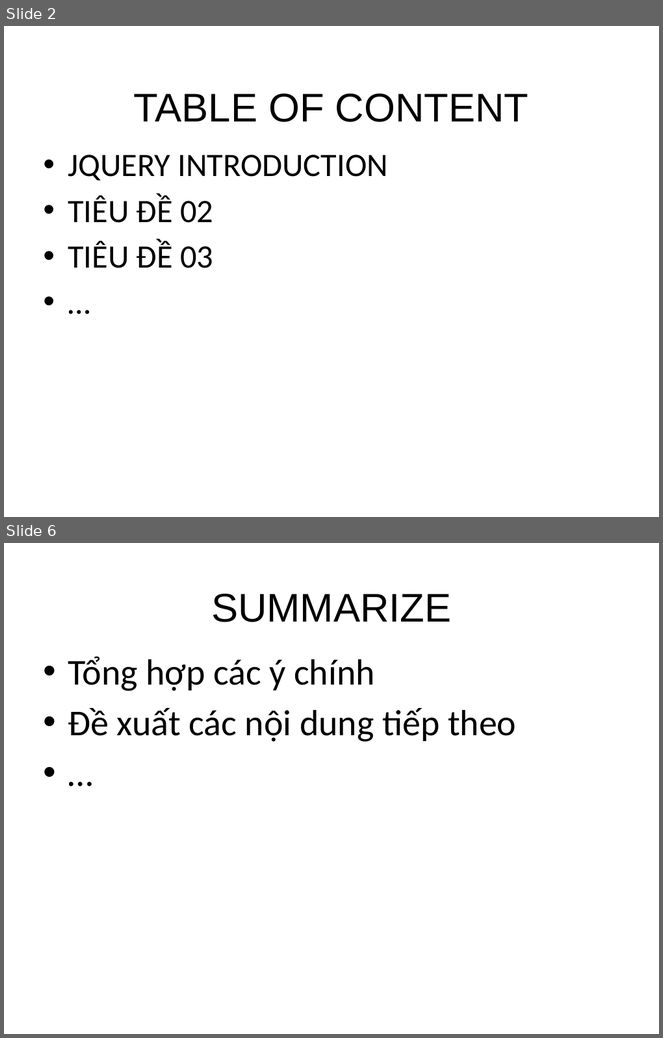
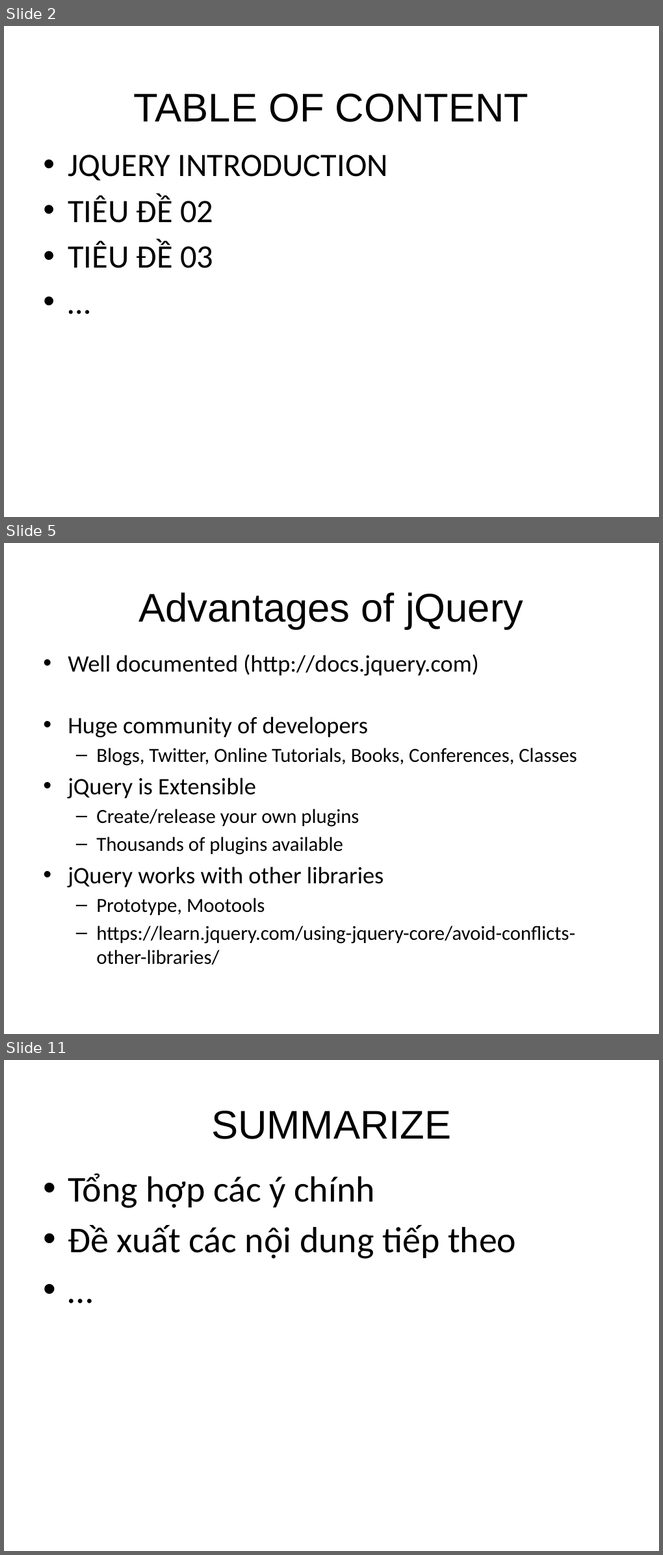
Before and after one commit to sonvq-qsoftvn/jquerytraining, a slide deck: QS_Training_JS_JQuery_Basic.pptx. Shown one above the other, each under a label of ours: slides 2 and 6 before the commit, slides 2, 5 and 11 after it; the slides between them are not shown. The pictures are 663x1038 and 663x1555 pixels, drawn with LibreOffice and Linux fonts; fonts in the diff are those of the drawing; background and template pictures are left out. Boxes give left, top, right and bottom in pixels: in the first picture for what was removed or moved away, otherwise in the second. Text is boxed around its words. In the diff, an @@ line names an element or a change of style, - is before the commit and + after.

```diff
--- a/QS_Training_JS_JQuery_Basic.pptx
+++ b/QS_Training_JS_JQuery_Basic.pptx
@@ slide 5 added at bbox=[4, 543, 659, 1034], background picture (left out) @@
@@ title added at bbox=[139, 592, 523, 629], 44 pt, text #000000 @@
+Advantages of jQuery
@@ text added at bbox=[68, 654, 577, 965], 22 pt, text #000000 @@
+• Well documented (http://docs.jquery.com)
+• Huge community of developers
+  – Blogs, Twitter, Online Tutorials, Books, Conferences, Classes
+• jQuery is Extensible
+  – Create/release your own plugins
+  – Thousands of plugins available
+• jQuery works with other libraries
+  – Prototype, Mootools
+  – https://learn.jquery.com/using-jquery-core/avoid-conflicts-other-libraries/
@@ what was slide 6 is now slide 11 @@
```
Also in this commit, not shown: 1 slide changed, 6 other slides added, 2 slides removed, 2 other files.
